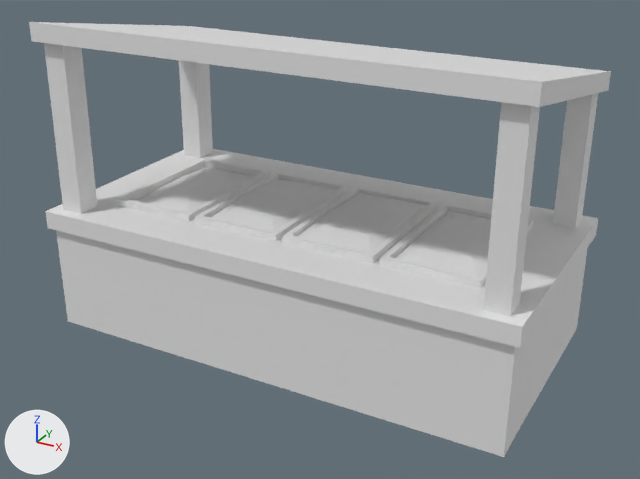
The FBX model charonsCorner/Assets/Art/models/props/food_bar/food_bar.fbx as it was, and as the next commit left it.
Camera for both pictures: a 50 mm lens placed at (69.5, -126.3, 80.5), pointed at (1.9, -3.2, 18.9). The axes (+X, +Y, +Z) are drawn at lower left. The lights are the same throughout. The picture after the commit comes second. Where no turn or scale is listed for an object, it has been applied to the vertices.

Before the edit, the objects in view are built like this:
```python
ob_counter_top = bpy.data.objects.new('counter_top', me_geo_counter_top)
ob_counter_top.location = (0.0, 0.0, 20.4)
ob_counter_top.rotation_euler = (0.0, 0.0, -3.142)  # degrees (0, 0, -180)
ob_counter_top.scale = (-45.8, -22.9, -1.62)
ob_food_stand = bpy.data.objects.new('food_stand', me_geo_food_stand)
ob_food_stand.location = (0.0, 0.0, 2.0)
ob_food_stand.rotation_euler = (0.0, 0.0, -3.142)  # degrees (0, 0, -180)
ob_food_stand.scale = (-42.1, -21.1, -1.56)
ob_geo_sludge_block1 = bpy.data.objects.new('geo_sludge_block1', me_sludge_block1)
ob_geo_sludge_block1.location = (26.4, -0.2, 21.6)
ob_sludge_block2 = bpy.data.objects.new('sludge_block2', me_geo_sludge_block2)
ob_sludge_block2.location = (8.9, -0.2, 21.8)
ob_sludge_block3 = bpy.data.objects.new('sludge_block3', me_geo_sludge_block3)
ob_sludge_block3.location = (-8.6, -0.2, 21.4)
ob_sludge_block4 = bpy.data.objects.new('sludge_block4', me_geo_sludge_block4)
ob_sludge_block4.location = (-26.1, -0.2, 20.7)
```
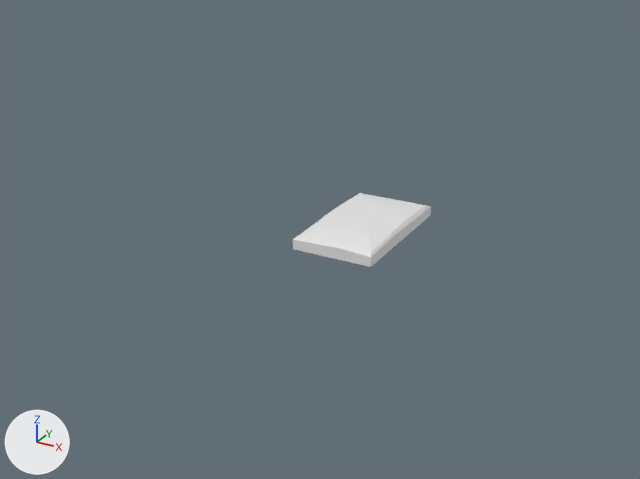
The newer file is also turned or shifted as a whole; pictures and numbers use the older file's frame.

Where the change shows, as pixel boxes [x1, y1, x2, y2] in the pictures (640 x 479 px):
'food_stand', deleted: before [29, 22, 611, 457]
'counter_top', deleted: before [45, 149, 598, 348]
'geo_sludge_block1', deleted: before [396, 211, 491, 276]
'sludge_block3', deleted: before [212, 179, 337, 231]
'sludge_block4', deleted: before [137, 168, 252, 212]

What changed in the scene script:
```text
Remove ob_counter_top:
    ob_counter_top = bpy.data.objects.new('counter_top', me_geo_counter_top)
    ob_counter_top.location = (0.0, 0.0, 20.4)
    ob_counter_top.rotation_euler = (0.0, 0.0, -3.142)  # degrees (0, 0, -180)
    ob_counter_top.scale = (-45.8, -22.9, -1.62)
Remove ob_sludge_block3:
    ob_sludge_block3 = bpy.data.objects.new('sludge_block3', me_geo_sludge_block3)
    ob_sludge_block3.location = (-8.6, -0.2, 21.4)
Remove ob_food_stand:
    ob_food_stand = bpy.data.objects.new('food_stand', me_geo_food_stand)
    ob_food_stand.location = (0.0, 0.0, 2.0)
    ob_food_stand.rotation_euler = (0.0, 0.0, -3.142)  # degrees (0, 0, -180)
    ob_food_stand.scale = (-42.1, -21.1, -1.56)
Remove ob_sludge_block4:
    ob_sludge_block4 = bpy.data.objects.new('sludge_block4', me_geo_sludge_block4)
    ob_sludge_block4.location = (-26.1, -0.2, 20.7)
Remove ob_geo_sludge_block1:
    ob_geo_sludge_block1 = bpy.data.objects.new('geo_sludge_block1', me_sludge_block1)
    ob_geo_sludge_block1.location = (26.4, -0.2, 21.6)
```
